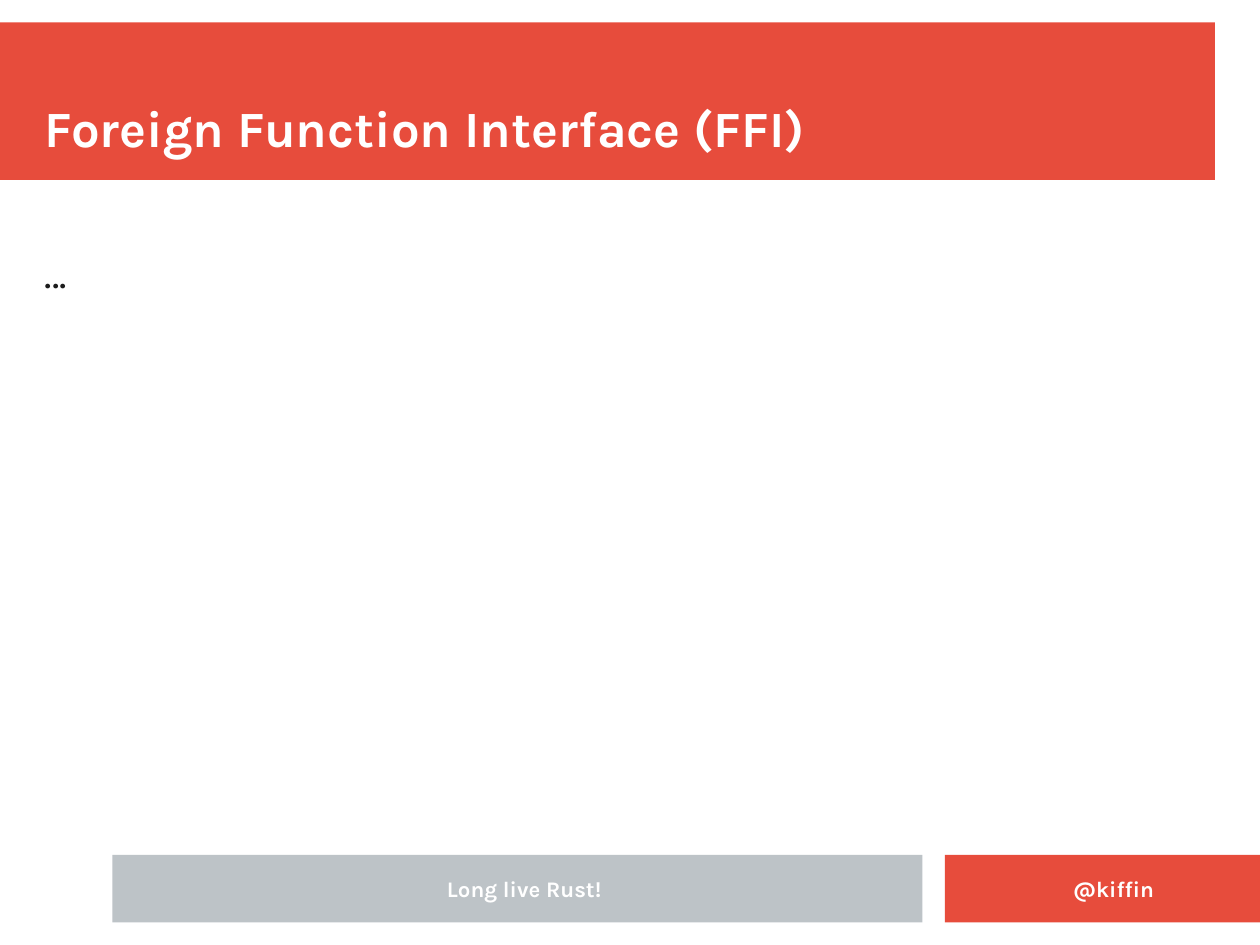
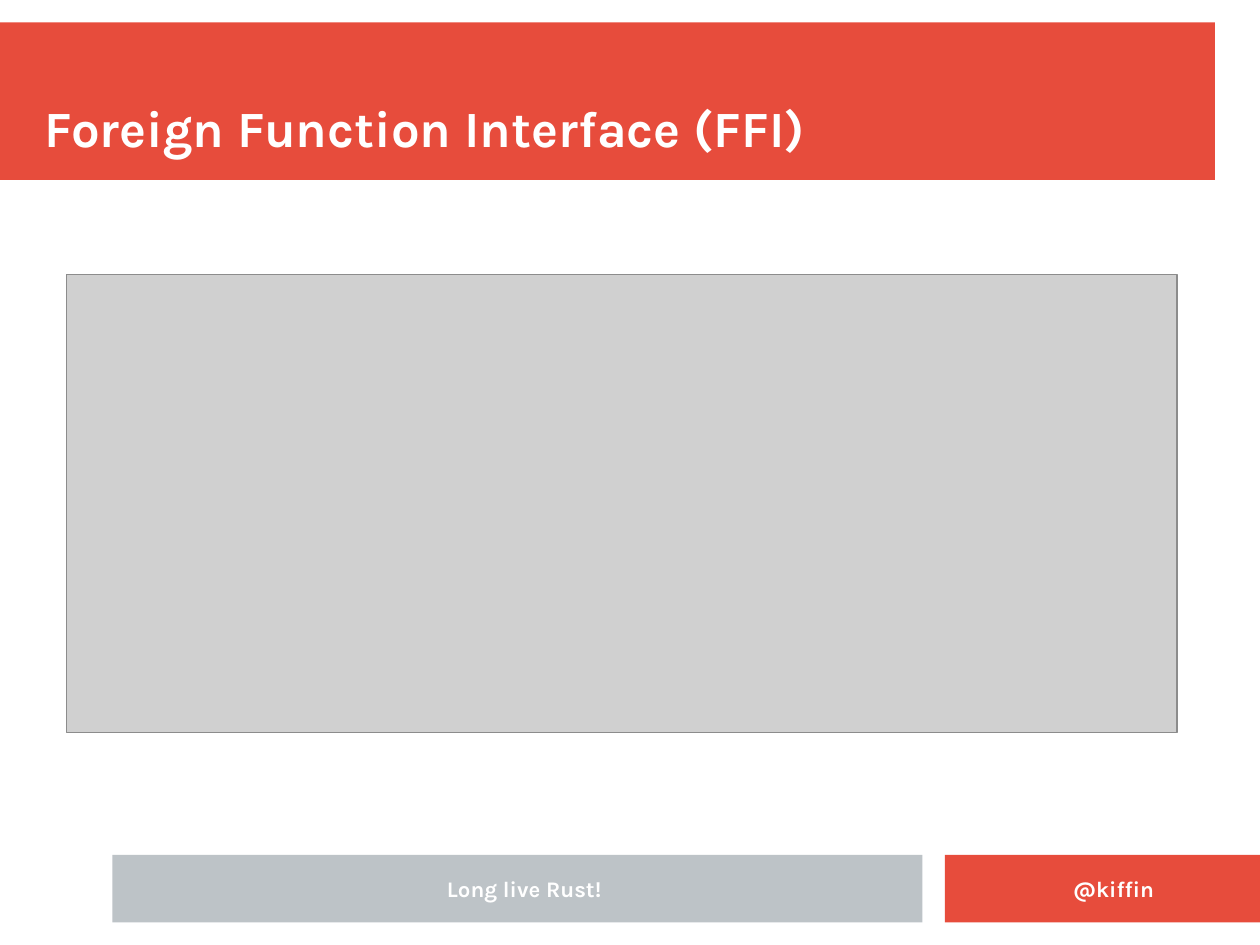
Before and after one commit to kgish/rust-node-addon-template, a slide deck: slide 7 of documents/Embedding-Rust-in-NodeJS-applications.odp. Drawn at 1260x945 pixels with LibreOffice and Linux fonts; fonts in the diff are those of the drawing; grey boxes stand for pictures; background and template pictures are left out. Boxes give left, top, right and bottom in pixels: in the first picture for what was removed or moved away, otherwise in the second. Text is boxed around its words. In the diff, an @@ line names an element or a change of style, - is before the commit and + after.

```diff
--- a/documents/Embedding-Rust-in-NodeJS-applications.odp
+++ b/documents/Embedding-Rust-in-NodeJS-applications.odp
@@ text removed at box(45, 248, 1193, 834) @@
-...
@@ picture added at box(66, 274, 1178, 733) @@
@@ rectangle removed at box(80, 334, 549, 345) @@
```
Also in this commit, not shown: 7 other slides changed, 9 slides added.
